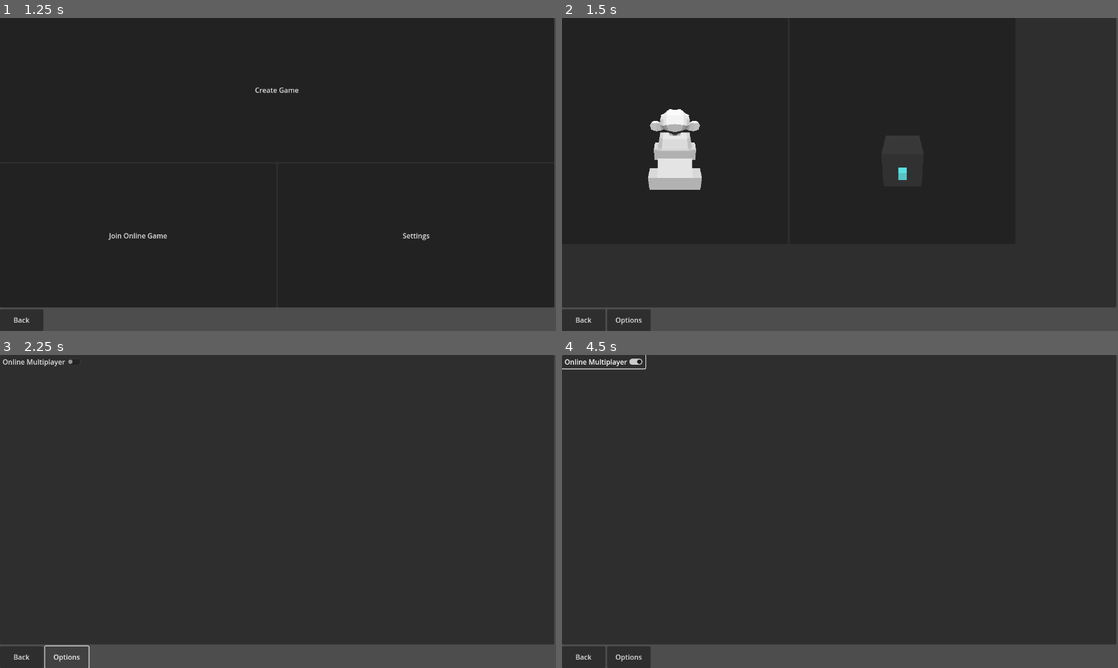
Above: before the commit, frames 1-4 (two rows, left to right).
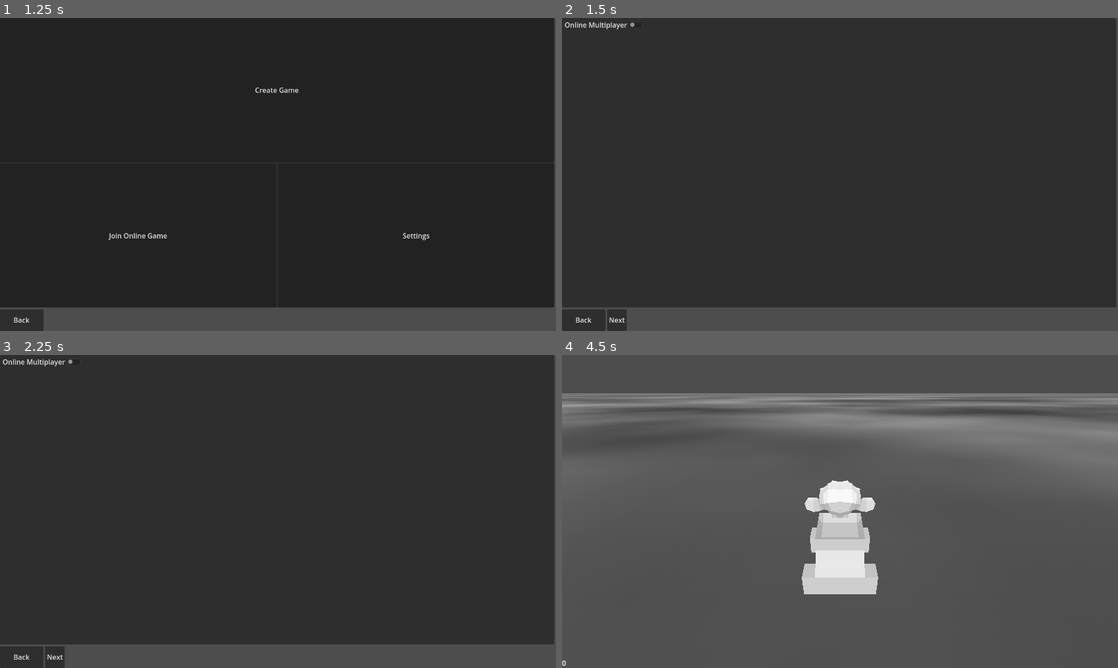
Above: after the commit, the same moments.

Repository: CoffeeCoder1/superpeterkart
Game: Godot game, scene res://scenes/main/main.tscn
Same seed, same stepped clock (60 frames per second), same inputs: the game is played once before the commit and once after it.
Inputs (mouse positions are in pixels of both pictures, inside the frame that each line leads up to):
- Up to frame 1 (1.25 s): tap Enter at 0.5 s; hold Right (ui_right) from 0.53 s (still down); hold N (player1_boost) from 0.53 s (still down)
- Up to frame 2 (1.5 s): release Right (ui_right) at 1.25 s; release N (player1_boost) at 1.25 s; click "Create Game" at 1.25 s
- Up to frame 3 (2.25 s): click (66, 658) at 2 s, where only the run before the commit has a clickable "Options"
- Up to frame 4 (4.5 s): click (617, 658) at 2.75 s, where only the run after the commit has a clickable "Next"; click (673, 467) at 3.52 s; click (578, 361) at 4.25 s, where only the run after the commit has a clickable "Test Map"

Frame 1 is identical in both runs. In frame 2, 2.4% of the frame differs, in the area x 0-62%, y 1-100%; in frame 3, 0.1%; in frame 4, 93%, in the area x 0-100%, y 0-100%.

Commit message:
Show the GameOptionsMenu when creating a game

Diff:
--- a/scenes/ui/menu/menu.gd
+++ b/scenes/ui/menu/menu.gd
@@ -28,9 +28,13 @@
 var creating_game: bool
 ## Has the server already been started?
 var server_started: bool
+## What menu should the NextButton advance to?
+var next_menu: MenuPage
+## Should the NextButton be enabled?
+var next_menu_enabled: bool
 
 @onready var menu_container: VBoxContainer = %MenuContainer
-@onready var game_options_button: Button = %GameOptionsButton
+@onready var next_button: Button = %NextButton
 
 @onready var start_menu: Control = %StartMenu
 @onready var main_menu: Control = %MainMenu
@@ -69,6 +73,7 @@
 func _show_menu(menu: MenuPage) -> void:
 	show()
 	get_tree().call_group("menus", "hide")
+	next_menu_enabled = false
 	if (menu == MenuPage.START_MENU):
 		start_menu.show()
 	elif (menu == MenuPage.MAIN_MENU):
@@ -84,6 +89,8 @@
 		map_selection_menu.show()
 	elif (menu == MenuPage.GAME_OPTIONS):
 		game_options_menu.show()
+		next_menu = MenuPage.CHARACTER_SELECTION
+		next_menu_enabled = true
 	elif (menu == MenuPage.MULTIPLAYER_CONNECTING):
 		multiplayer_connecting_menu.show()
 
@@ -92,10 +99,10 @@
 	else:
 		menu_container.show()
 
-	if creating_game:
-		game_options_button.show()
+	if next_menu_enabled:
+		next_button.show()
 	else:
-		game_options_button.hide()
+		next_button.hide()
 
 	_start_or_stop_server()
 
@@ -112,12 +119,13 @@
 			server_started = false
 
 
+func _on_next_button_pressed() -> void:
+	if next_menu_enabled:
+		open_menu(next_menu)
+
+
 func _on_back_button_pressed() -> void:
 	back_menu()
-
-
-func _on_game_options_button_pressed() -> void:
-	open_menu(MenuPage.GAME_OPTIONS)
 
 
 func _on_start_menu_start_game() -> void:
@@ -131,7 +139,12 @@
 func _on_main_menu_local_game() -> void:
 	creating_game = true
 	create_local_game.emit()
-	open_menu(MenuPage.CHARACTER_SELECTION)
+	open_menu(MenuPage.GAME_OPTIONS)
+
+
+func _on_game_options_menu_online_game_toggled(enabled: bool) -> void:
+	online_game = enabled
+	_start_or_stop_server()
 
 
 func _on_main_menu_online_game() -> void:
@@ -151,8 +164,3 @@
 
 func _on_map_selection_menu_map_selected(map: MapMetadata) -> void:
 	map_selected.emit(map)
-
-
-func _on_game_options_menu_online_game_toggled(enabled: bool) -> void:
-	online_game = enabled
-	_start_or_stop_server()
--- a/scenes/ui/menu/menu.tscn
+++ b/scenes/ui/menu/menu.tscn
@@ -96,12 +96,10 @@
 shortcut = SubResource("Shortcut_0heav")
 text = "Back"
 
-[node name="GameOptionsButton" type="Button" parent="MenuContainer/HBoxContainer"]
+[node name="NextButton" type="Button" parent="MenuContainer/HBoxContainer" groups=["menus"]]
 unique_name_in_owner = true
-visible = false
-custom_minimum_size = Vector2(100, 0)
 layout_mode = 2
-text = "Options"
+text = "Next"
 
 [connection signal="start_game" from="StartMenu" to="." method="_on_start_menu_start_game"]
 [connection signal="local_game" from="MenuContainer/HBoxContainer2/PanelContainer/MainMenu" to="." method="_on_main_menu_local_game"]
@@ -112,4 +110,4 @@
 [connection signal="online_game_toggled" from="MenuContainer/HBoxContainer2/PanelContainer/GameOptionsMenu" to="." method="_on_game_options_menu_online_game_toggled"]
 [connection signal="join_online_game" from="MenuContainer/HBoxContainer2/PanelContainer/OnlineGameMenu" to="." method="_on_online_game_menu_join_online_game"]
 [connection signal="pressed" from="MenuContainer/HBoxContainer/BackButton" to="." method="_on_back_button_pressed"]
-[connection signal="pressed" from="MenuContainer/HBoxContainer/GameOptionsButton" to="." method="_on_game_options_button_pressed"]
+[connection signal="pressed" from="MenuContainer/HBoxContainer/NextButton" to="." method="_on_next_button_pressed"]
Not shown, changed: docs/game_flow.md
